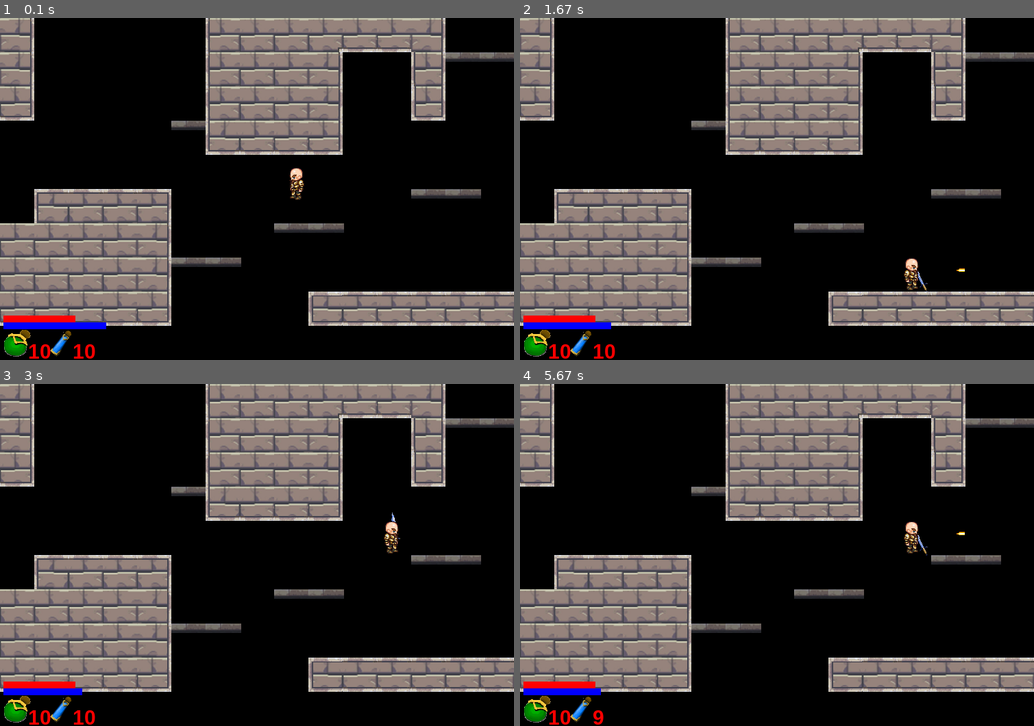
Above: before the commit, frames 1-4 (two rows, left to right).
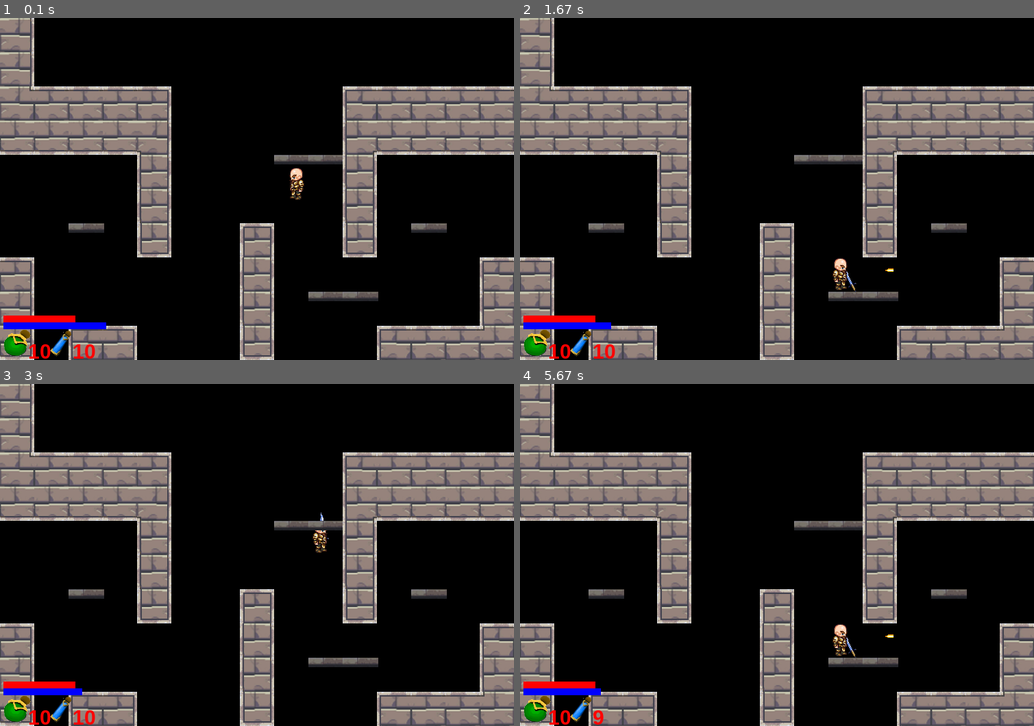
Above: after the commit, the same moments.

Repository: MFTI-summer/ROGUE-LEGACY
Game: pygame game, started from Main Project/MainProjectRogue_Legacy.py
The game is run twice, just before and just after one commit, with the same random seed, the same clock (stepped at 60 frames per second) and the same inputs.
Inputs (mouse positions are in pixels of both pictures, inside the frame that each line leads up to):
- Up to frame 1 (0.1 s): no input
- Up to frame 2 (1.67 s): hold D 0.33-0.8 s; click (941, 178) at 0.88 s; click (782, 212) at 1.22 s; right-click (828, 264) at 1.55 s
- Up to frame 3 (3 s): click (97, 503) at 1.88 s; tap Space at 2.17 s; right-click (447, 674) at 2.55 s; click (318, 585) at 2.88 s
- Up to frame 4 (5.67 s): click (643, 428) at 3.22 s; right-click (653, 486) at 3.55 s; tap E at 3.83 s; click (751, 643) at 4.22 s; right-click (777, 596) at 4.55 s; click (761, 496) at 4.88 s; click (972, 684) at 5.22 s; right-click (705, 483) at 5.55 s

The runs differ from the first frame. In frame 1, 52% of the frame differs, in the area x 0-100%, y 0-100%; in frame 2, 53%; in frame 3, 52%; in frame 4, 53%.

Commit message:
Update MainProjectRogue_Legacy.py

Diff:
--- a/Main Project/MainProjectRogue_Legacy.py
+++ b/Main Project/MainProjectRogue_Legacy.py
@@ -28,7 +28,8 @@
         ui.mana_slot.store_item(mana_potion)
     # hero.rect.x = 300
     # hero.rect.y = 300
-    current_level = 5
+    current_level = 4
+
 
     level = Tiles.Level(Tiles.levels[current_level])
     hero.set_level(level)
@@ -54,7 +55,7 @@
             elif hero.rect.bottom < 0 and current_level not in [0, 1, 2, 3]:
                 current_level -= 4
                 level = Tiles.Level(Tiles.levels[current_level])
-                hero.change_level((level, "up"))
+                hero.change_level((level), "up")
         print(hero.rect.x, hero.rect.y, current_level)
 
         level.update(display)
